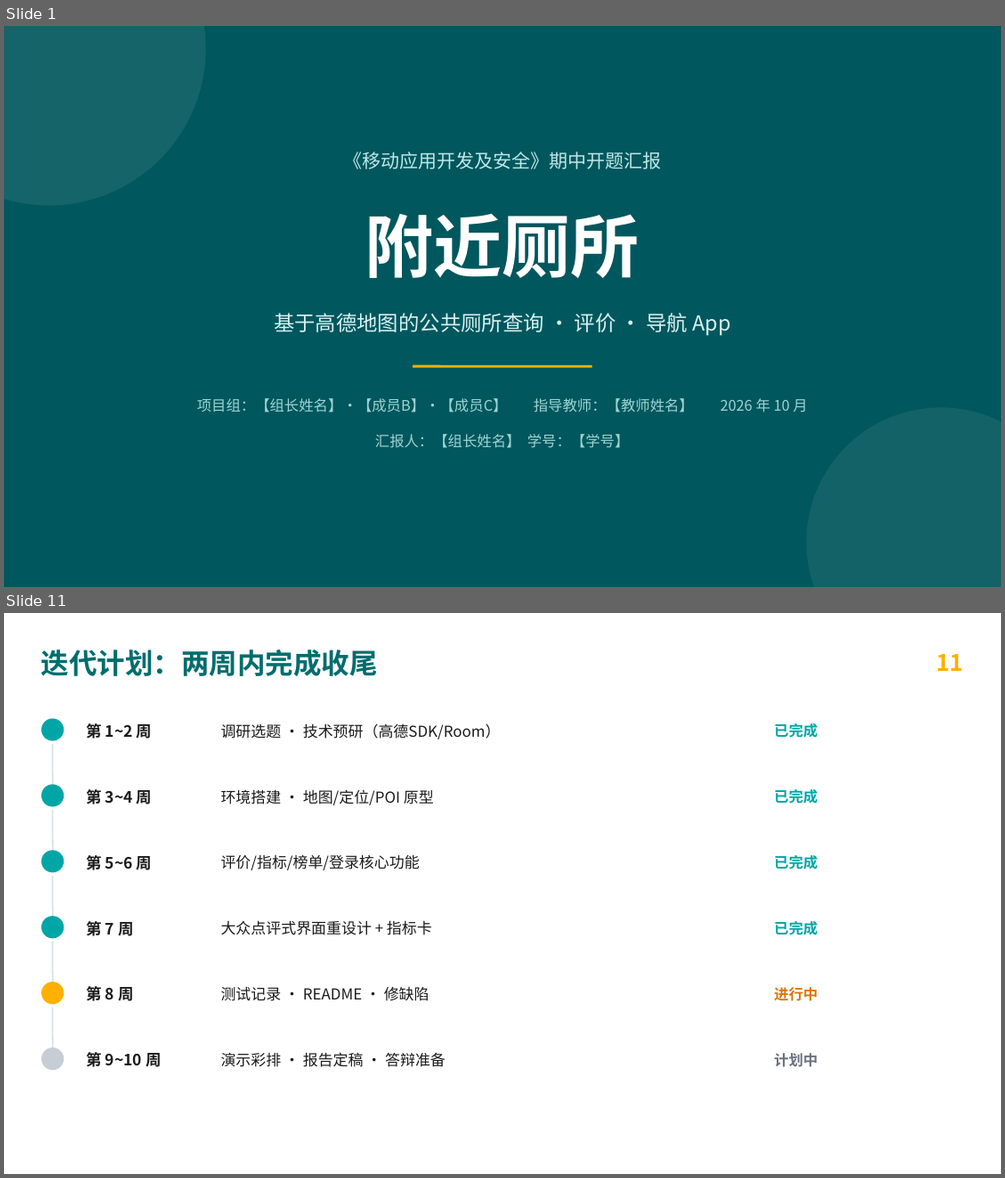
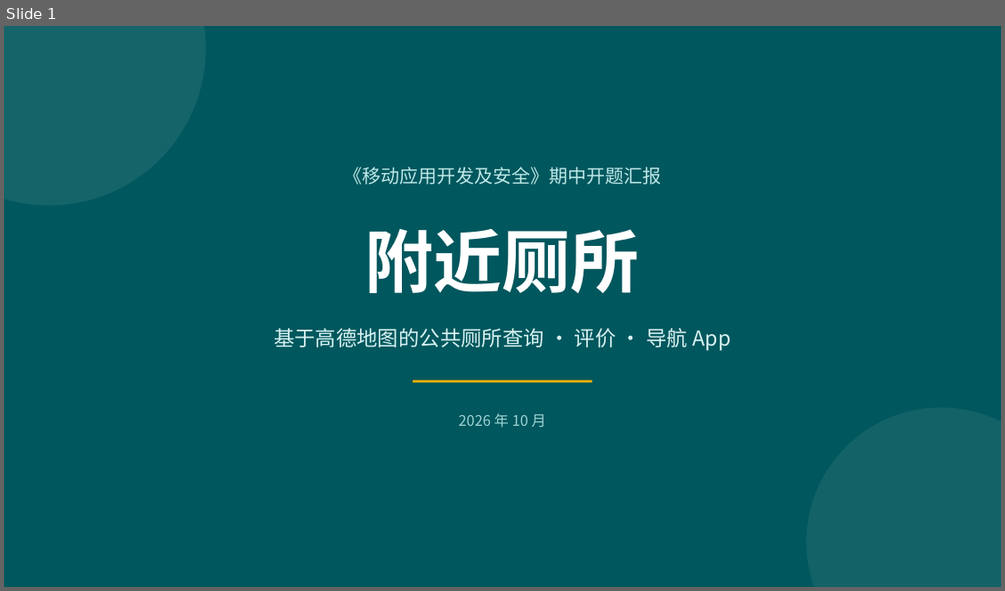
Before and after one commit to HeiCat233/lalmore, a slide deck: deliverables/期中开题汇报-附近厕所.pptx. Shown one above the other, each under a label of ours: slides 1 and 11 before the commit, slide 1 after it; the slides between them are not shown. The pictures are 1005x1178 and 1005x591 pixels, drawn with LibreOffice and Linux fonts; fonts in the diff are those of the drawing. Boxes give left, top, right and bottom in pixels: in the first picture for what was removed or moved away, otherwise in the second. Text is boxed around its words. In the diff, an @@ line names an element or a change of style, - is before the commit and + after.

```diff
--- a/deliverables/期中开题汇报-附近厕所.pptx
+++ b/deliverables/期中开题汇报-附近厕所.pptx
@@ slide 11 removed at box(4, 613, 1001, 1174), background #FFFFFF @@
@@ text removed at box(41, 649, 378, 676) @@
-迭代计划：两周内完成收尾
@@ text removed at box(936, 654, 963, 671) @@
-11
@@ ellipse removed at box(41, 718, 64, 741) @@
@@ line removed from (53, 744) to (53, 784) @@
@@ text removed at box(86, 721, 152, 741) @@
-第 1~2 周
@@ text removed at box(221, 723, 501, 739) @@
-调研选题 · 技术预研（高德SDK/Room）
@@ text removed at box(774, 723, 817, 738) @@
-已完成
@@ ellipse removed at box(41, 784, 64, 807) @@
@@ text removed at box(86, 787, 152, 807) @@
-第 3~4 周
@@ text removed at box(221, 789, 434, 805) @@
-环境搭建 · 地图/定位/POI 原型
@@ text removed at box(774, 789, 817, 803) @@
-已完成
@@ line removed from (53, 810) to (53, 850) @@
@@ ellipse removed at box(41, 850, 64, 873) @@
@@ text removed at box(86, 852, 152, 873) @@
-第 5~6 周
@@ line removed from (53, 876) to (53, 916) @@
@@ text removed at box(221, 854, 420, 870) @@
-评价/指标/榜单/登录核心功能
@@ text removed at box(774, 855, 817, 869) @@
-已完成
@@ ellipse removed at box(41, 916, 64, 938) @@
@@ text removed at box(86, 918, 133, 939) @@
-第 7 周
@@ text removed at box(221, 920, 432, 935) @@
-大众点评式界面重设计 + 指标卡
@@ text removed at box(774, 921, 817, 935) @@
-已完成
@@ line removed from (53, 941) to (53, 981) @@
@@ ellipse removed at box(41, 981, 64, 1004) @@
@@ text removed at box(86, 984, 133, 1005) @@
-第 8 周
@@ line removed from (53, 1007) to (53, 1047) @@
@@ text removed at box(221, 987, 429, 1001) @@
-测试记录 · README · 修缺陷
@@ text removed at box(774, 987, 817, 1001) @@
-进行中
@@ ellipse removed at box(41, 1047, 64, 1070) @@
@@ text removed at box(86, 1050, 161, 1070) @@
-第 9~10 周
@@ text removed at box(221, 1052, 445, 1067) @@
-演示彩排 · 报告定稿 · 答辩准备
@@ text removed at box(774, 1053, 817, 1067) @@
-计划中
@@ slide 1 changed as well @@
@@ 3 texts, 1 line: place and size @@
-3 texts, 1 line at box(274, 151, 730, 366)
+3 texts, 1 line at box(274, 167, 730, 381)
@@ text at box(459, 413, 546, 427): text changed @@
-项目组：【组长姓名】·【成员B】·【成员C】 指导教师：【教师姓名】 2026 年 10 月
+2026 年 10 月
@@ text removed at box(375, 434, 630, 448) @@
-汇报人：【组长姓名】 学号：【学号】
```
Also in this commit, not shown: 3 other slides changed, 7 slides added, 9 other slides removed, 5 other files.
